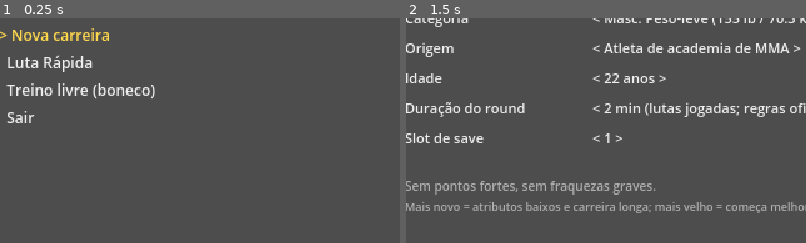
Above: before the commit, frames 1-2 (left to right).
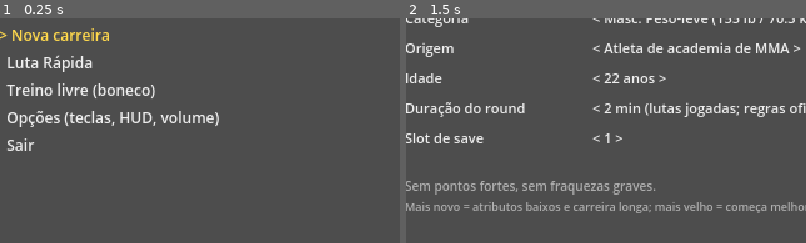
Above: after the commit, the same moments.

Repository: Haikoo1/cage-of-warriors-mma
Game: Godot game, scene res://scenes/main.tscn
The game is run twice, just before and just after one commit, with the same random seed, the same clock (stepped at 60 frames per second) and the same inputs.
Inputs:
- Up to frame 1 (0.25 s): no input
- Up to frame 2 (1.5 s): tap Enter at 0.5 s; hold Right 0.53-1.28 s; hold Shift (guard) 0.53-1.28 s; tap L (grapple) at 0.6 s; tap Space (technique) at 1.25 s; hold A (move_back) from 1.28 s (still down); tap Shift (guard) at 1.35 s
The pictures show only the part of the screen within x 6-56%, y 28-78%; the shares and areas given below are measured in that part.

The runs differ from the first frame. In frame 1, 1.4% of the frame differs, in the area x 2-55%, y 41-60%; in frame 2, nothing differs.

Commit message:
M3 medido, tela de opções e pausa
- tests/runner/world_years.gd: 10 anos de mundo estáveis (444 -> 455 ativos), 0 campeões órfãos,
  ~22 ms por semana; relatório em docs/playtest/M3_MUNDO.md
- Opções: nível de HUD (completo/mínimo/imersivo aplicado na luta), direção relativa, volumes,
  remapeamento de todas as teclas com retorno aos padrões (D-016)
- Pausa na luta (Esc/P); luta de carreira não pode ser abandonada

Diff:
--- /dev/null
+++ b/scenes/ui/settings.tscn
@@ -0,0 +1,10 @@
+[gd_scene load_steps=2 format=3]
+
+[ext_resource type="Script" path="res://src/presentation/ui/settings_screen.gd" id="1"]
+
+[node name="Screen" type="Control"]
+layout_mode = 3
+anchors_preset = 15
+anchor_right = 1.0
+anchor_bottom = 1.0
+script = ExtResource("1")
--- a/src/app/autoload/scene_router.gd
+++ b/src/app/autoload/scene_router.gd
@@ -7,6 +7,7 @@
 	&"quick_fight": "res://scenes/ui/quick_fight_menu.tscn",
 	&"fight_result": "res://scenes/ui/fight_result.tscn",
 	&"career_create": "res://scenes/ui/career_create.tscn",
+	&"settings": "res://scenes/ui/settings.tscn",
 	&"career_dashboard": "res://scenes/ui/career_dashboard.tscn",
 }
 
--- a/src/app/autoload/settings.gd
+++ b/src/app/autoload/settings.gd
@@ -10,6 +10,7 @@
 	InputBindings.register_defaults()
 	store.load_from(PATH)  # ausência do arquivo mantém os padrões
 	InputBindings.apply_overrides(store.key_overrides)
+	AudioServer.set_bus_volume_db(0, linear_to_db(maxf(0.001, store.master_volume)))
 
 
 func save() -> Error:
--- a/src/app/combat_controller.gd
+++ b/src/app/combat_controller.gd
@@ -15,6 +15,7 @@
 var weigh_in: Dictionary = {}
 var fighter_names: Array = []
 var player_focus: CombatSim.Focus = CombatSim.Focus.NORMAL
+var paused: bool = false
 var _end_timer: int = 0
 var _break_timer: int = 0
 
@@ -58,6 +59,11 @@
 
 
 func _physics_process(_delta: float) -> void:
+	hud.paused = paused
+	hud.career_lock = career_mode
+	if paused:
+		hud.present([])
+		return
 	if sim.is_finished():
 		_end_timer += 1
 		if quick != null and _end_timer == END_DELAY_FRAMES:
@@ -126,7 +132,12 @@
 		KEY_R:
 			if quick == null:
 				_start()
+		KEY_P:
+			paused = not paused
 		KEY_ESCAPE:
-			if career_mode:
-				return  # luta de carreira não pode ser abandonada (sem save no meio da luta, R-028)
-			SceneRouter.go_to(&"quick_fight" if quick != null else &"boot")
+			if not paused:
+				paused = true
+			elif not career_mode:  # luta de carreira não pode ser abandonada (sem save no meio da luta, R-028)
+				SceneRouter.go_to(&"quick_fight" if quick != null else &"boot")
+			else:
+				paused = false
--- a/src/presentation/combat_view/combat_hud.gd
+++ b/src/presentation/combat_view/combat_hud.gd
@@ -26,6 +26,8 @@
 var dummy_mode: String = ""
 var names: Array[String] = ["JOGADOR", "BONECO"]
 var training: bool = true
+var paused: bool = false
+var career_lock: bool = false  # luta de carreira não pode ser abandonada
 var player_focus: CombatSim.Focus = CombatSim.Focus.NORMAL
 var feedback: Array[String] = ["", ""]
 var _feedback_timer: Array[int] = [0, 0]
@@ -49,15 +51,22 @@
 func _draw() -> void:
 	if sim == null:
 		return
-	for i: int in 2:
-		_draw_panel(i)
-	_draw_grappling()
+	var level: StringName = Settings.store.hud_level
+	if level != &"immersive":
+		for i: int in 2:
+			_draw_panel(i)
+	if level == &"full" or sim.grappling.submission != null:
+		_draw_grappling()
 	_draw_clock()
 	if sim.phase == CombatSim.Phase.ROUND_BREAK:
 		_draw_break()
 		return
 	if sim.is_finished():
 		_draw_end()
+	if paused:
+		draw_rect(Rect2(220, 140, 200, 60), Color(0, 0, 0, 0.85))
+		_text(Vector2(236, 162), "PAUSA", Color.YELLOW)
+		_text(Vector2(236, 180), "P continuar · Esc %s" % ("continuar" if career_lock else "sair"), Color.WHITE)
 	var help: String = "WASD mover | U/I mãos  J/K pernas | E curvo  Q corpo | Shift guarda | Espaço+W/S/trás esquiva | L clinch, L+S/W quedas\nF1 depuração | F2 boneco: %s | F3 métricas | R reiniciar | Esc menu" % dummy_mode if training else "F1 depuração | F4 sprites (teste de arte) | Esc sair"
 	draw_multiline_string(ThemeDB.fallback_font, Vector2(8, 322), help, HORIZONTAL_ALIGNMENT_LEFT, 624, 9, -1, Color(1, 1, 1, 0.75))
 
--- a/src/presentation/ui/boot_screen.gd
+++ b/src/presentation/ui/boot_screen.gd
@@ -23,6 +23,7 @@
 			_add("Continuar — slot %d: %s" % [s, summaries[s - 1]], func() -> void: _continue(slot))
 	_add("Luta Rápida", func() -> void: SceneRouter.go_to(&"quick_fight"))
 	_add("Treino livre (boneco)", func() -> void: SceneRouter.go_to(&"combat_test"))
+	_add("Opções (teclas, HUD, volume)", func() -> void: SceneRouter.go_to(&"settings"))
 	_add("Sair", func() -> void: get_tree().quit())
 	%Info.text = ""
 
--- /dev/null
+++ b/src/presentation/ui/settings_screen.gd
@@ -0,0 +1,102 @@
+extends Control
+## Opções (GAME_SYSTEMS §7): HUD, direção, volumes e remapeamento de teclas (D-016).
+## W/S linha · A/D valor · Enter numa ação = trocar tecla (aperte a nova) · Backspace = padrões · Esc salva e volta.
+
+const HUD_LEVELS: Array[StringName] = [&"full", &"minimal", &"immersive"]
+const HUD_NAMES: Array[String] = ["Completo", "Mínimo", "Imersivo"]
+const ACTION_NAMES: Dictionary = {
+	&"move_forward": "Avançar / direita", &"move_back": "Recuar / esquerda", &"move_up": "Passo lateral (fundo)",
+	&"move_down": "Passo lateral (frente)", &"lead_hand": "Mão da frente", &"rear_hand": "Mão de trás",
+	&"lead_leg": "Perna da frente", &"rear_leg": "Perna de trás", &"mod_curved": "Modificador curvo",
+	&"mod_body": "Modificador corpo", &"guard": "Guarda", &"technique": "Técnica (esquivas)", &"grapple": "Agarrar",
+	&"pause": "Pausa",
+}
+const FIXED_ROWS: int = 5
+
+var row: int = 0
+var waiting_key: bool = false
+var actions: Array[StringName] = []
+var store: SettingsStore
+
+
+func _ready() -> void:
+	store = Settings.store
+	for a: StringName in InputBindings.DEFAULT_KEYS:
+		actions.append(a)
+
+
+func _rows() -> int:
+	return FIXED_ROWS + actions.size()
+
+
+func _process(_delta: float) -> void:
+	queue_redraw()
+
+
+func _draw() -> void:
+	draw_rect(Rect2(0, 0, 640, 360), Color(0.06, 0.06, 0.08))
+	UiDraw.text(self, Vector2(30, 30), "OPÇÕES", UiDraw.C_SEL, UiDraw.TITLE)
+	var fixed: Array[String] = [
+		"Nível de HUD: %s" % HUD_NAMES[HUD_LEVELS.find(store.hud_level)],
+		"Frente/trás: %s" % ("relativo ao adversário" if store.directions_relative_to_opponent else "relativo à tela"),
+		"Volume geral: %d%%" % roundi(store.master_volume * 100),
+		"Volume da música: %d%%" % roundi(store.music_volume * 100),
+		"Volume dos efeitos: %d%%" % roundi(store.sfx_volume * 100),
+	]
+	var start: int = maxi(0, row - 16)
+	for i: int in range(start, mini(_rows(), start + 22)):
+		var y: float = 54 + (i - start) * 13
+		var col: Color = UiDraw.C_SEL if i == row else UiDraw.C_TEXT
+		var label: String
+		if i < FIXED_ROWS:
+			label = fixed[i]
+		else:
+			var action: StringName = actions[i - FIXED_ROWS]
+			var key_name: String = "aperte uma tecla..." if (waiting_key and i == row) else OS.get_keycode_string(InputBindings.key_for(action))
+			label = "Tecla — %s: %s" % [ACTION_NAMES.get(action, action), key_name]
+		UiDraw.text(self, Vector2(30, y), ("> " if i == row else "  ") + label, col, UiDraw.TEXT)
+	UiDraw.text(self, Vector2(30, 348), "W/S linha · A/D mudar · Enter trocar tecla · Backspace teclas padrão · Esc salvar e voltar", UiDraw.C_DIM, UiDraw.SMALL)
+
+
+func _unhandled_input(event: InputEvent) -> void:
+	if not event is InputEventKey or not event.pressed or event.echo:
+		return
+	var key: Key = (event as InputEventKey).physical_keycode
+	if waiting_key:
+		if key != KEY_ESCAPE:
+			var action: StringName = actions[row - FIXED_ROWS]
+			store.key_overrides[action] = int(key)
+			InputBindings.apply_overrides({action: key})
+		waiting_key = false
+		return
+	match key:
+		KEY_W, KEY_UP:
+			row = (row + _rows() - 1) % _rows()
+		KEY_S, KEY_DOWN:
+			row = (row + 1) % _rows()
+		KEY_A, KEY_LEFT, KEY_D, KEY_RIGHT:
+			_change(1 if key in [KEY_D, KEY_RIGHT] else -1)
+		KEY_ENTER, KEY_KP_ENTER:
+			if row >= FIXED_ROWS:
+				waiting_key = true
+		KEY_BACKSPACE:
+			store.key_overrides.clear()
+			InputBindings.reset_to_defaults()
+		KEY_ESCAPE:
+			Settings.save()
+			SceneRouter.go_to(&"boot")
+
+
+func _change(step: int) -> void:
+	match row:
+		0:
+			store.hud_level = HUD_LEVELS[(HUD_LEVELS.find(store.hud_level) + step + 3) % 3]
+		1:
+			store.directions_relative_to_opponent = not store.directions_relative_to_opponent
+		2:
+			store.master_volume = clampf(store.master_volume + step * 0.1, 0.0, 1.0)
+		3:
+			store.music_volume = clampf(store.music_volume + step * 0.1, 0.0, 1.0)
+		4:
+			store.sfx_volume = clampf(store.sfx_volume + step * 0.1, 0.0, 1.0)
+	AudioServer.set_bus_volume_db(0, linear_to_db(maxf(0.001, store.master_volume)))
--- a/tests/runner/smoke_career.gd
+++ b/tests/runner/smoke_career.gd
@@ -30,6 +30,11 @@
 	router.call("set_screen_root", holder)
 	router.call("go_to", &"boot")
 	await _frames(3)
+	router.call("go_to", &"settings")
+	await _frames(2)
+	for k: Key in [KEY_D, KEY_S, KEY_D, KEY_S, KEY_S, KEY_S, KEY_S, KEY_ENTER, KEY_M, KEY_BACKSPACE]:
+		_key(_screen(holder), k)
+		await _frames(1)
 	router.call("go_to", &"career_create")
 	await _frames(3)
 	for k: Key in [KEY_DOWN, KEY_D, KEY_DOWN, KEY_D, KEY_UP]:
--- /dev/null
+++ b/tests/runner/world_years.gd
@@ -0,0 +1,46 @@
+extends SceneTree
+## Marco M3 (ROADMAP §3): simula N anos de mundo e mede estabilidade e desempenho.
+## Uso: godot --headless --path . --script res://tests/runner/world_years.gd
+
+const YEARS: int = 10
+
+
+func _initialize() -> void:
+	var defs: Definitions = DataLoader.load_from("res://data")
+	var setup: CareerSetup = CareerSetup.new()
+	setup.seed = 2026
+	var c: CareerState = CareerFactory.new_career(defs, setup)
+	c.player().retired = true  # mundo sozinho
+	var start_pop: int = _active(c)
+	var t0: int = Time.get_ticks_msec()
+	var champ_changes: int = 0
+	var last_champs: Dictionary = c.champions.duplicate()
+	for year: int in YEARS:
+		var ty: int = Time.get_ticks_msec()
+		for w: int in 52:
+			c.booked = {}
+			c.offers.clear()
+			WeekSimulator.simulate_week(c, defs)
+		for k: String in c.champions:
+			if c.champions[k] != last_champs.get(k, ""):
+				champ_changes += 1
+		last_champs = c.champions.duplicate()
+		var methods: Dictionary = {}
+		print("ano %d: ativos=%d  total=%d  tempo=%d ms" % [year + 1, _active(c), c.fighters.size(), Time.get_ticks_msec() - ty])
+	var orphans: int = 0
+	for k: String in c.champions:
+		var f: FighterState = c.get_fighter(StringName(c.champions[k]))
+		if f == null or f.retired:
+			orphans += 1
+	var ok: bool = absf(_active(c) - start_pop) / float(start_pop) < 0.25 and orphans == 0 and champ_changes > 20
+	print("M3_%s ativos %d→%d · trocas de cinturão %d · campeões órfãos %d · %d anos em %.1f s" % [
+		"OK" if ok else "FAIL", start_pop, _active(c), champ_changes, orphans, YEARS, (Time.get_ticks_msec() - t0) / 1000.0])
+	quit(0 if ok else 1)
+
+
+func _active(c: CareerState) -> int:
+	var n: int = 0
+	for f: FighterState in c.fighters.values():
+		if not f.retired:
+			n += 1
+	return n
Not shown, added: src/presentation/ui/settings_screen.gd.uid
Not shown, added: tests/runner/smoke_career_fight.gd.uid
Not shown, added: tests/runner/world_years.gd.uid
Not shown, added: docs/playtest/M3_MUNDO.md
